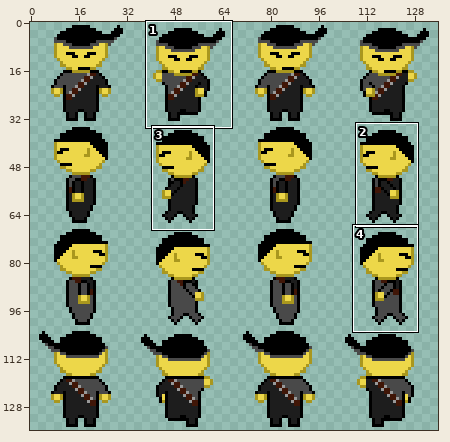
One commit to this sprite sheet: images/player2x.png. The first picture is a wide view before the edit; the outline marks the close-up.
Close-up. First the earlier version:
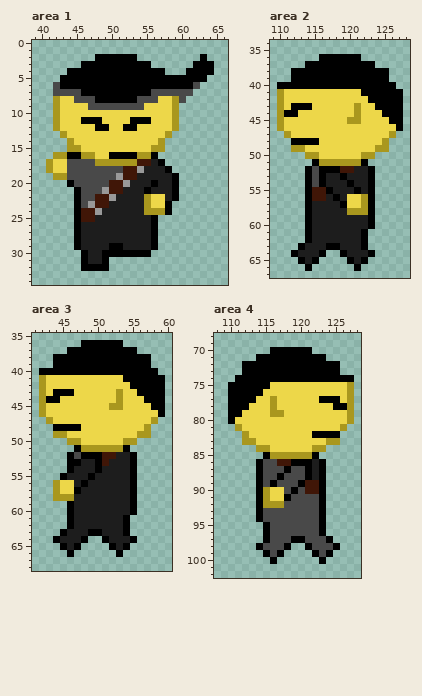
The file is 272x272 pixels, drawn in blocks of 2x2; one block is one cell here. Shown: area 1: x 39..66, y 0..34; area 2: x 109..128, y 34..67; area 3: x 41..60, y 35..68; area 4: x 108..128, y 68..102. The commit also changed other parts of the picture, which this record leaves out.
And afterwards:
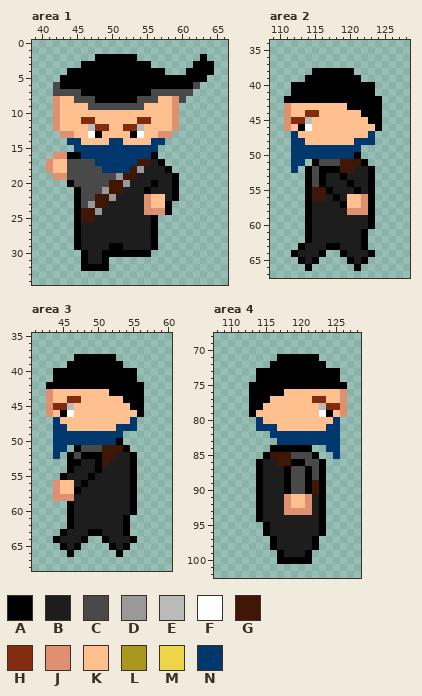
Palette (. is transparent): A #000000  B #1d1d1d  C #494949  D #999999  E #bababa  F #ffffff  G #401607  H #812c0e  J #df9070  K #ffc090  L #a9971e  M #edd749  N #00376d
Change:
Changed rows in their new state; - is an unchanged pixel.
Area 1:
first column x 41:
 8 -JKK------------KKJ
 9 -JKKKK--------KKKKJ
10 -JKKKKKKKKKKKKKKKKJ
11 -JKKKHHKKKKKKHHKKKJ
12 -JKKKKEHHKKHHEKKKKJ
13 --JJKKFAKKKKAFKKJJ-
14 ---NNKKKKNNKKKKNN--
15 ---.NNNNNNNNNNNN.--
16 -JJ--NNNNNNNNNN----
17 JKK----NNNNNN------
18 JKK-----NNNN-------
19 -JJ----------------
22 --------------JKK--
23 --------------JKK--
24 --------------JJJ--
Area 2:
first column x 110:
36 ------......------
37 ----..........----
38 --...------.....--
39 --..--------....--
40 ..------------...-
41 ..AAAAAAAAAA--....
42 .AAAAAAAAAAAA--...
43 .JKKKKKKKKAAAA-...
44 .JKKHHKKKKKKAAA...
45 .JHHEKKKKKKKKAA...
46 .JKAFKKKKKKKKKA...
47 -.NKKKKKKKKKKN...-
48 --NNKKKKKKKNNN..--
49 --NNNNNNNNNN....--
50 --NNNNNNNNNA..----
51 --NN--CCCGGG------
52 --N---------------
first column x 120:
56 KKJ
57 KKJ
58 JJJ
Area 3:
first column x 42:
36 ------......------
37 ----..........----
38 --...------.....--
39 --..--------....--
40 ..------------...-
41 ..AAAAAAAAAA--....
42 .AAAAAAAAAAAA--...
43 .JKKKKKKKKAAAA-...
44 .JKKHHKKKKKKAAA...
45 .JHHEKKKKKKKKAA...
46 .JKAFKKKKKKKKKA...
47 -.NKKKKKKKKKKN...-
48 --NNKKKKKKKNNN..--
49 --NNNNNNNNNN....--
50 --NNNNNNNNNA..----
51 --NN--CCCGGG------
52 --N---------------
first column x 44:
56 JKK
57 JKK
58 JJJ
Area 4:
first column x 110:
 70 ------......------
 71 ----...------.----
 72 --....--------..--
 73 --..--------------
 74 -...------------..
 75 ...---AAAAAAAAAAA.
 76 ...--AAAKKKKKKKKJ.
 77 ...-AAKKKKKKHHKKJ.
 78 ...AAKKKKKKKKEHHJ.
 79 ...AKKKKKKKKKFAKJ.
 80 ....NKKKKKKKKKKN..
 81 -...NNNKKKKKKKNN.-
 82 --....NNNNNNNNNN--
 83 --.....NNNNNNNNN--
 84 ----..AAAAAA..NN--
 85 ------GGGCCC---N--
 86 -----BB----CC-----
 87 -----BBB----C-----
 88 -----BBBA---C-----
 89 -----BBBA-CA------
 90 -----BBBAC-A------
 91 -----BBBJKKJB-----
 92 -----BBBJKKJB-----
 93 -----BBBJJJJB-----
 94 -----BBBBBBBB-----
 95 ------BBBBBBB-----
 96 ------BBBBBBB-----
 97 -----.ABBBBBA..---
 98 ----..ABBBBBA...--
 99 -----..-BBBA...---
100 ------.AAAAA-.----
